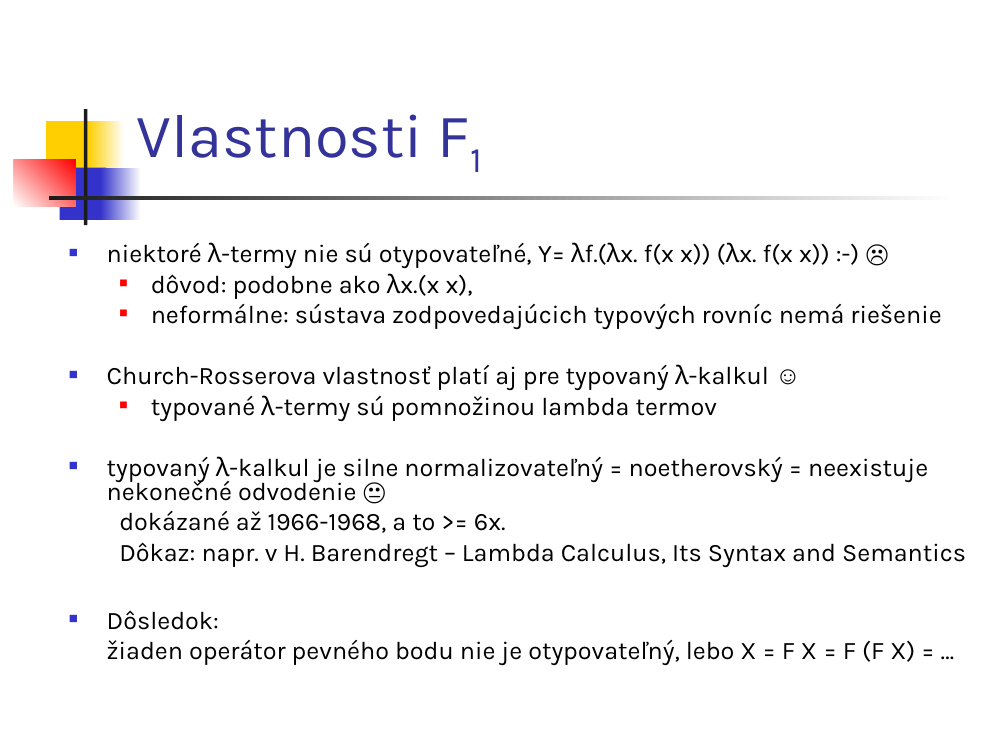
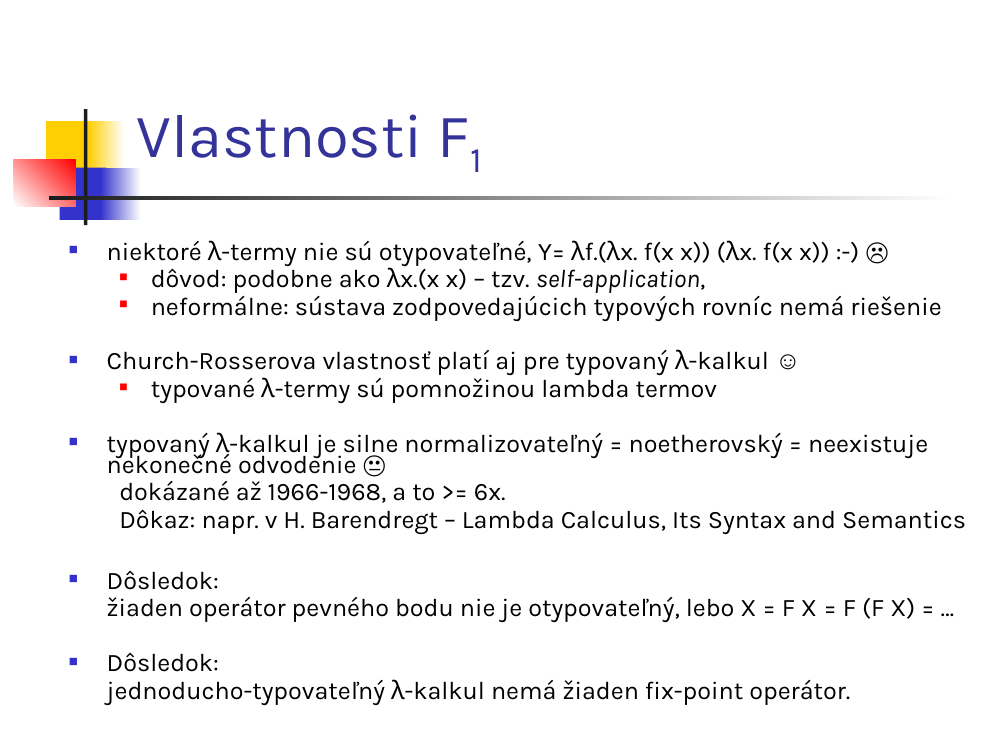
Before and after one commit to Funkcionalne/Prednasky, a slide deck: slide 5 of 08/08_fpro.ppt. Drawn at 1008x756 pixels with LibreOffice and Linux fonts; fonts in the diff are those of the drawing. Boxes give left, top, right and bottom in pixels: in the first picture for what was removed or moved away, otherwise in the second. Text is boxed around its words. In the diff, an @@ line names an element or a change of style, - is before the commit and + after.

```diff
--- a/08/08_fpro.ppt
+++ b/08/08_fpro.ppt
@@ text at [107, 240, 966, 623]: line spacing 0.8 to 0.7 @@
@@ text at [151, 265, 705, 293]: text changed @@
-  ■ dôvod: podobne ako λx.(x x),
+  ■ dôvod: podobne ako λx.(x x) – tzv. self-application,
@@ text at [107, 652, 850, 705]: paragraphs added @@
+■ Dôsledok:
+jednoducho-typovateľný λ-kalkul nemá žiaden fix-point operátor.
```
Also in this commit, not shown: 5 other slides changed, 1 slide added, 1 other file.
